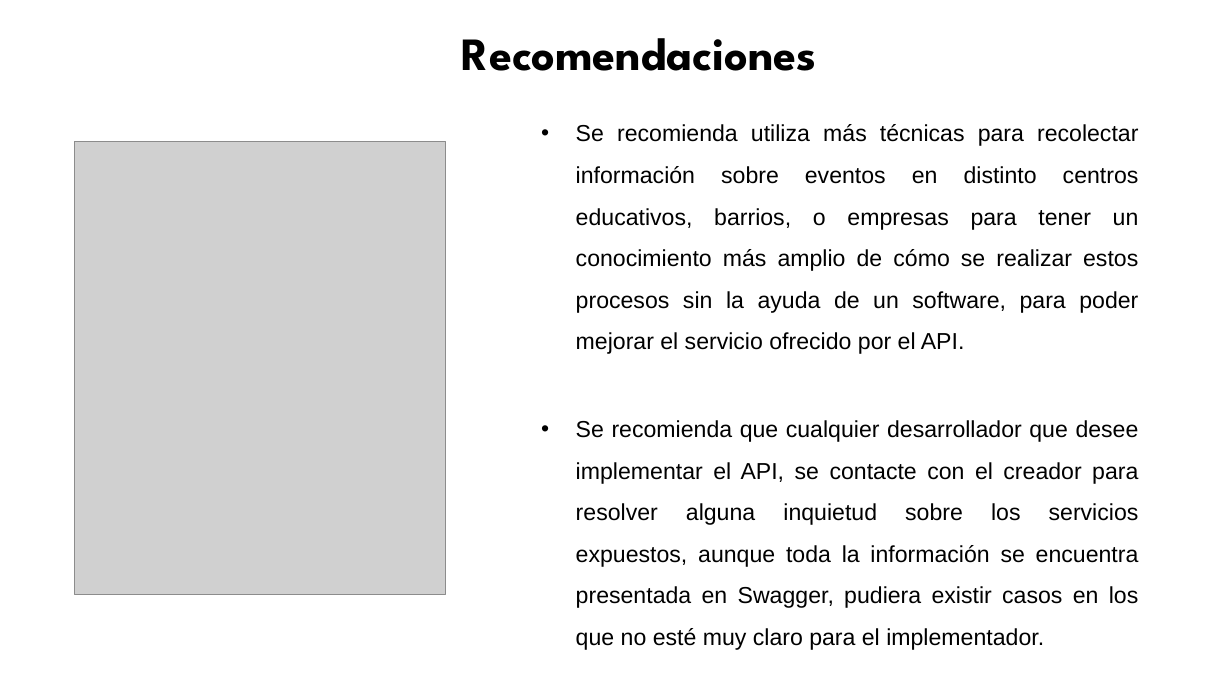
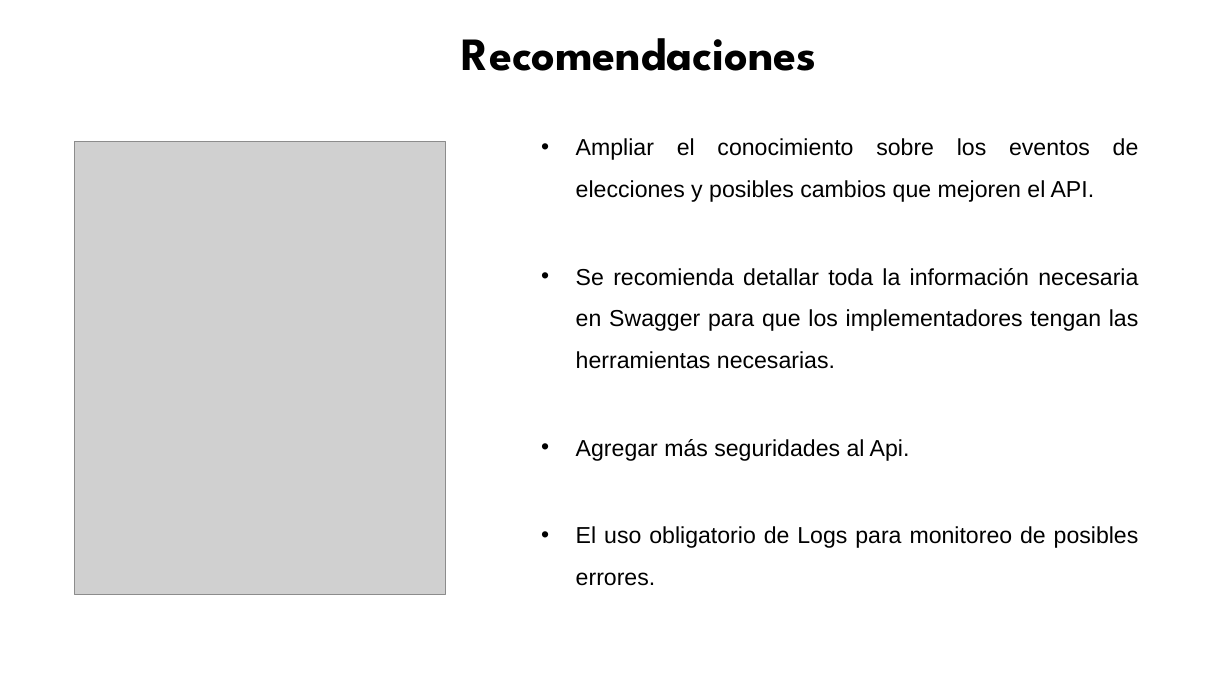
Before and after one commit to dach1996/ElectionSystem, a slide deck: slide 24 of Documents/Formatopresentacion UISRAEL.pptx (slide 23 before the commit). Drawn at 1232x693 pixels with LibreOffice and Linux fonts; fonts in the diff are those of the drawing; grey boxes stand for pictures; background and template pictures are left out. Boxes give left, top, right and bottom in pixels: in the first picture for what was removed or moved away, otherwise in the second. Text is boxed around its words. In the diff, an @@ line names an element or a change of style, - is before the commit and + after.

```diff
--- a/Documents/Formatopresentacion UISRAEL.pptx
+++ b/Documents/Formatopresentacion UISRAEL.pptx
@@ text at [576, 138, 1139, 586]: text changed @@
-• Se recomienda utiliza más técnicas para recolectar información sobre eventos en distinto centros educativos, barrios, o empresas para tener un conocimiento más amplio de cómo se realizar estos procesos sin la ayuda de un software, para poder mejorar el servicio ofrecido por el API.
-• Se recomienda que cualquier desarrollador que desee implementar el API, se contacte con el creador para resolver alguna inquietud sobre los servicios expuestos, aunque toda la información se encuentra presentada en Swagger, pudiera existir casos en los que no esté muy claro para el implementador.
-• .
+• Ampliar el conocimiento sobre los eventos de elecciones y posibles cambios que mejoren el API.
+• Se recomienda detallar toda la información necesaria en Swagger para que los implementadores tengan las herramientas necesarias.
+• Agregar más seguridades al Api.
+• El uso obligatorio de Logs para monitoreo de posibles errores.
```
Also in this commit, not shown: 8 other slides changed, 10 slides added, 12 slides removed, 29 other files.
